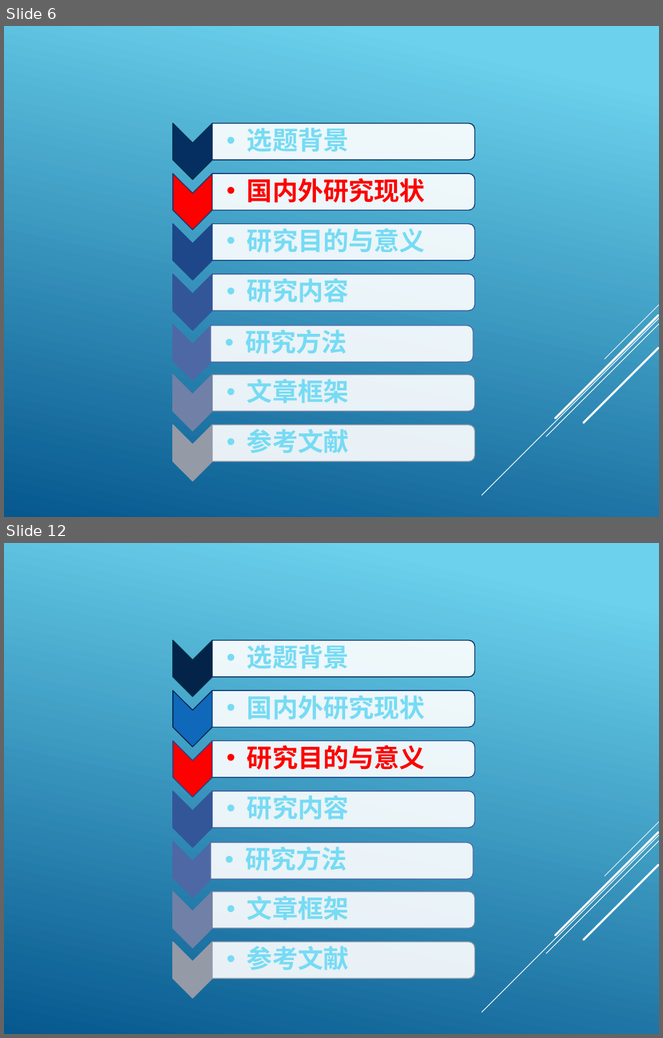
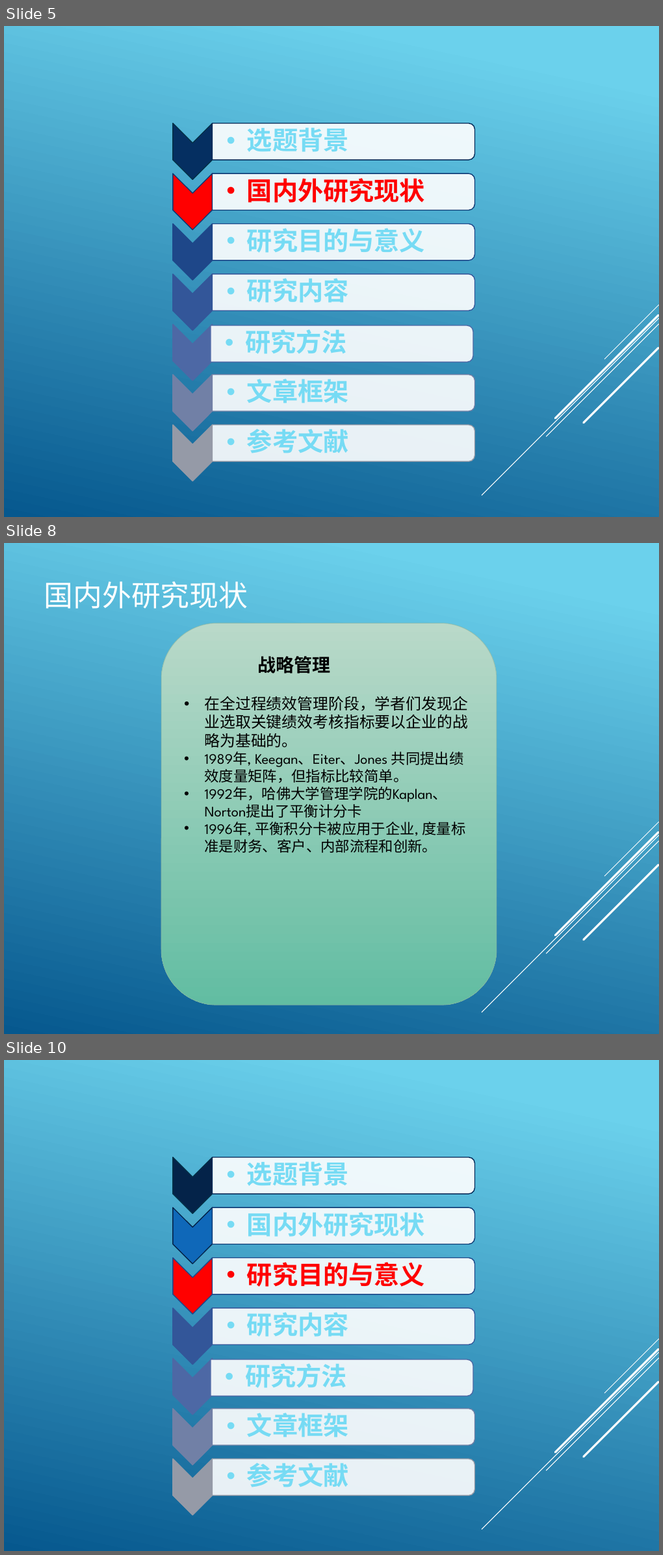
Before and after one commit to HJ8905/MyDocument, a slide deck: MBA/开题报告 .pptx. Shown one above the other, each under a label of ours: slides 6 and 12 before the commit, slides 5, 8 and 10 after it; the slides between them are not shown. The pictures are 663x1038 and 663x1555 pixels, drawn with LibreOffice and Linux fonts; fonts in the diff are those of the drawing. Boxes give left, top, right and bottom in pixels: in the first picture for what was removed or moved away, otherwise in the second. Text is boxed around its words. In the diff, an @@ line names an element or a change of style, - is before the commit and + after.

```diff
--- a/MBA/开题报告 .pptx
+++ b/MBA/开题报告 .pptx
@@ slide 8 added at [4,543,659,1034], background gradient #6ED2EB to #06588E; not listed: 5 template elements that a slide beside it also shows @@
@@ title added at [44,581,248,609], 32 pt, text #FFFFFF @@
+国内外研究现状
@@ rounded rectangle added at [161,623,497,1005], fill gradient #B9DACA to #63BEA2, outline #8AB7A1 0.75 pt, 16 pt, text #000000 @@
+战略管理
+• 在全过程绩效管理阶段，学者们发现企业选取关键绩效考核指标要以企业的战略为基础的。
+• 1989年, Keegan、Eiter、Jones 共同提出绩效度量矩阵，但指标比较简单。
+• 1992年，哈佛大学管理学院的Kaplan、Norton提出了平衡计分卡
+• 1996年, 平衡积分卡被应用于企业, 度量标准是财务、客户、内部流程和创新。
@@ what was slide 6 is now slide 5 @@
@@ what was slide 12 is now slide 10 @@
```
Also in this commit, not shown: 2 slides changed, 3 other slides added, 6 slides removed, 1 other file.
